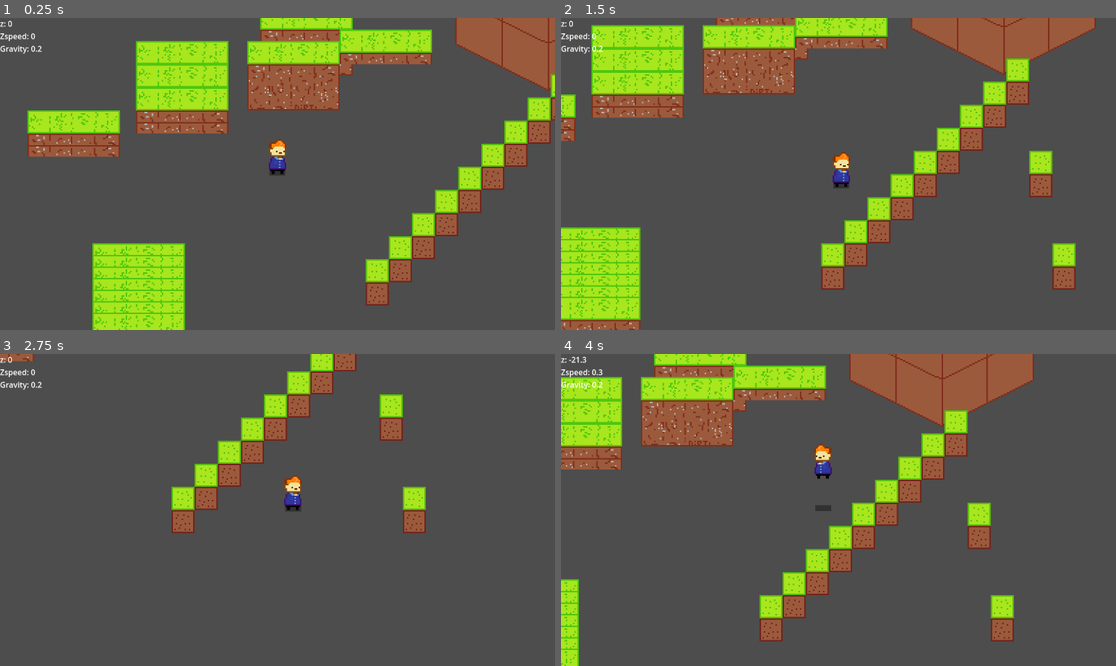
Above: before the commit, frames 1-4 (two rows, left to right).
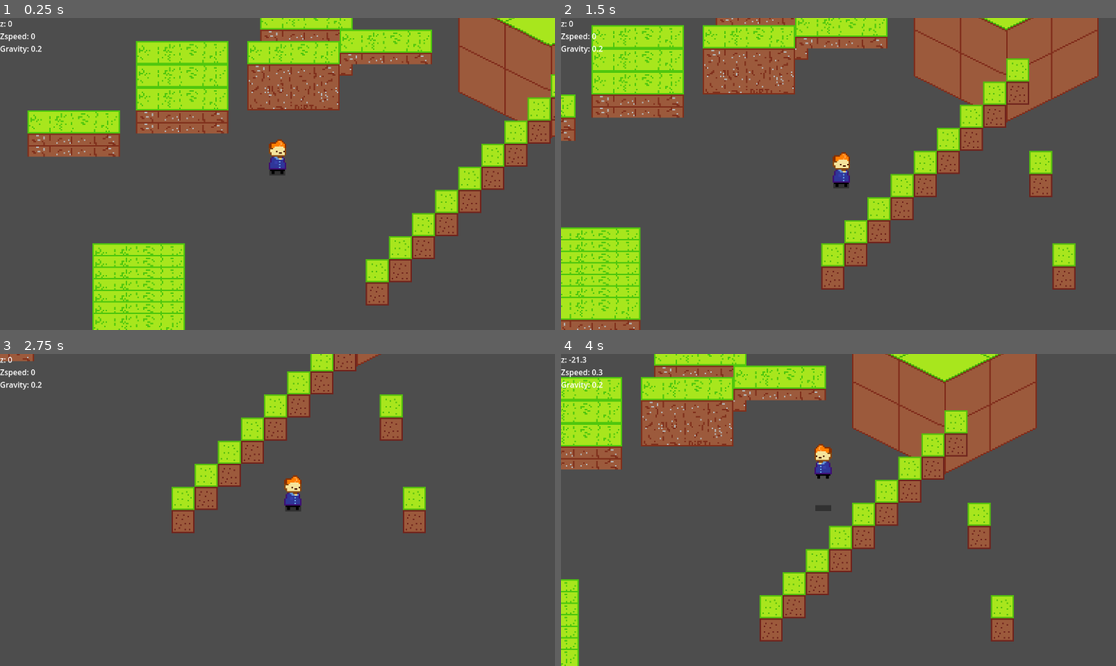
Above: after the commit, the same moments.

Repository: vitor-luis3301/Godot-Top-Down-Platformer
Game: Godot game, scene res://Scenes/main.tscn
The game is run twice, just before and just after one commit, with the same random seed, the same clock (stepped at 60 frames per second) and the same inputs.
Inputs:
- Up to frame 1 (0.25 s): no input
- Up to frame 2 (1.5 s): tap Enter (ui_accept) at 0.5, 0.77 s; hold Right (ui_right) 0.53-1.28 s; hold Down (ui_down) from 1.28 s (still down)
- Up to frame 3 (2.75 s): tap Enter (ui_accept) at 1.52 s; release Down (ui_down) at 2.03 s; hold Right (ui_right) from 2.03 s (still down)
- Up to frame 4 (4 s): release Right (ui_right) at 2.78 s; hold Up (ui_up) 2.78-3.53 s; tap Enter (ui_accept) at 3.02, 3.77 s; hold Left (ui_left) from 3.53 s (still down)

The runs differ from the first frame. In frame 1, 2.8% of the frame differs, in the area x 81-100%, y 0-39%; in frame 2, 4.6%; in frame 3, less than 0.1%; in frame 4, 5.5%, in the area x 51-86%, y 0-39%.

Commit message:
Fixed y-sorting of isometric block

Diff:
--- a/Scenes/main.tscn
+++ b/Scenes/main.tscn
@@ -91,9 +91,6 @@
 position = Vector2(0, 4)
 shape = SubResource("RectangleShape2D_5lv1q")
 
-[node name="CharacterBody2D" parent="." instance=ExtResource("5_w2g7d")]
-position = Vector2(237, 144)
-
 [node name="StaticBody2D" parent="." instance=ExtResource("5_lkt3j")]
 position = Vector2(306, 235)
 
@@ -284,12 +281,17 @@
 shape = SubResource("RectangleShape2D_r306l")
 
 [node name="StaticBody2D26" type="StaticBody2D" parent="." groups=["Blocks"]]
-position = Vector2(424, 22)
+position = Vector2(426, 85)
 script = ExtResource("4_ro3km")
 height = -64.0
 
 [node name="Sprite2D" type="Sprite2D" parent="StaticBody2D26"]
 texture = ExtResource("6_ernap")
+offset = Vector2(0, -30)
 
 [node name="CollisionPolygon2D" type="CollisionPolygon2D" parent="StaticBody2D26"]
+position = Vector2(0, -30)
 polygon = PackedVector2Array(-64, 32, 0, 64, 63, 32, 0, 0)
+
+[node name="CharacterBody2D" parent="." instance=ExtResource("5_w2g7d")]
+position = Vector2(237, 144)
